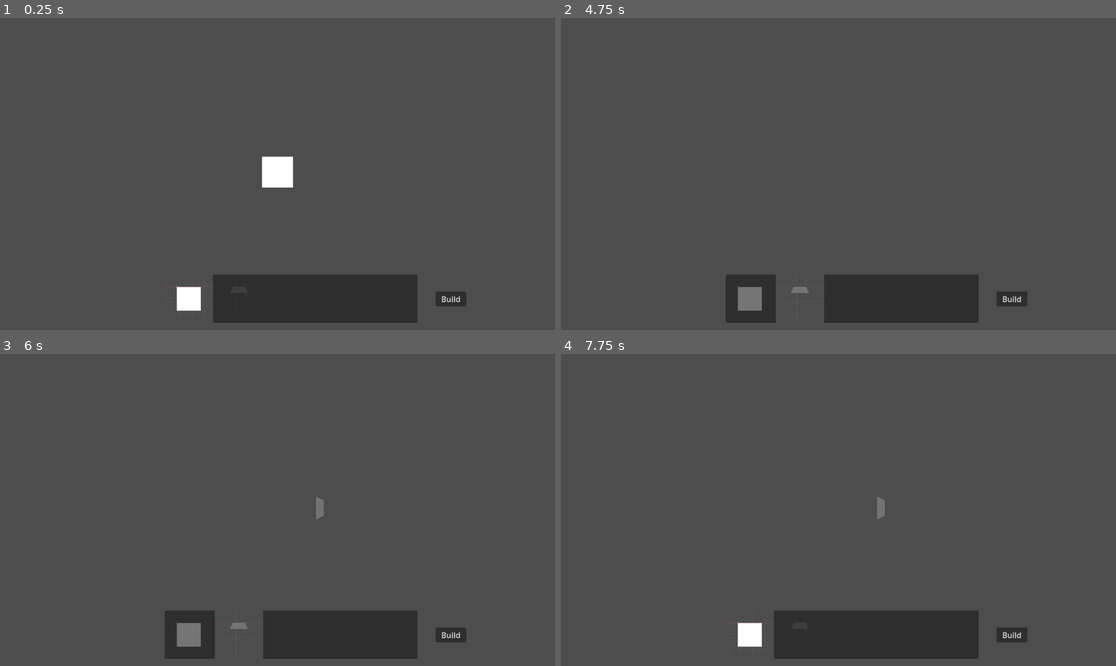
Above: before the commit, frames 1-4 (two rows, left to right).
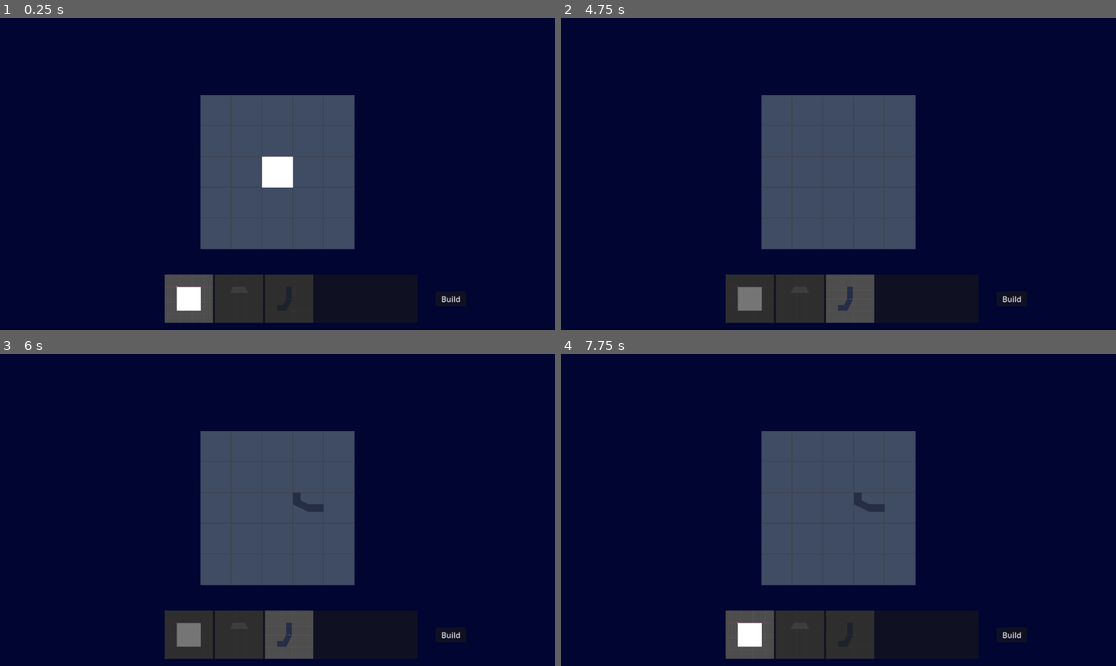
Above: after the commit, the same moments.

Repository: Taydo629/RogueSpace
Game: Godot game, scene res://scenes/game.tscn
Same seed, same stepped clock (60 frames per second), same inputs: the game is played once before the commit and once after it.
Inputs (mouse positions are in pixels of both pictures, inside the frame that each line leads up to):
- Up to frame 1 (0.25 s): no input
- Up to frame 2 (4.75 s): click "Build" at 0.5 s; tap Enter at 1.25, 2.75, 4.25 s; move the mouse to (960, 158) at 1.27 s; press the mouse at (960, 158) at 1.28 s; hold Space (thrust) 1.28-2.03 s; tap E (e) at 1.35 s; move the mouse to (727, 189) at 2.02 s; release the mouse at (727, 189) at 2.03 s; click (727, 189) at 2.1 s; tap Q (q) at 2.3, 2.85 s; move the mouse to (894, 105) at 2.77 s; hold Space (thrust) 2.78-4.28 s; tap 1 (slot1) at 3.05, 3.6 s; move the mouse to (810, 236) at 3.52 s; tap 2 (slot2) at 3.8, 4.35 s; move the mouse to (1005, 220) at 4.27 s; tap 3 (slot3, bound only after the commit) at 4.55 s
- Up to frame 3 (6 s): tap B (build_menu) at 4.9 s; tap Space (thrust) at 5 s; move the mouse to (111, 463) at 5.02 s; tap 3 (slot3, bound only after the commit) at 5.1 s; tap E (e) at 5.3, 5.85 s; move the mouse to (305, 510) at 5.77 s; press the mouse at (305, 510) at 5.78 s
- Up to frame 4 (7.75 s): move the mouse to (755, 432) at 6.52 s; release the mouse at (755, 432) at 6.53 s; hold Space (thrust) from 6.53 s (still down); click (755, 432) at 6.6 s; tap Q (q) at 6.8, 7.35 s; move the mouse to (960, 494) at 7.27 s; tap 1 (slot1) at 7.55 s

The runs differ from the first frame. In frame 1, 82% of the frame differs, in the area x 0-100%, y 0-100%; in frame 2, 85%; in frame 3, 85%; in frame 4, 83%.

Commit message:
Added fire cooldown for weapon
Still require tweaking to ensure that the weapon fires in the direction it is pointing at

Diff:
--- a/project.godot
+++ b/project.godot
@@ -51,6 +51,11 @@
 "events": [Object(InputEventKey,"resource_local_to_scene":false,"resource_name":"","device":-1,"window_id":0,"alt_press …(191 unchanged characters)…
 ]
 }
+slot3={
+"deadzone": 0.2,
+"events": [Object(InputEventKey,"resource_local_to_scene":false,"resource_name":"","device":-1,"window_id":0,"alt_pressed":false,"shift_pressed":false,"ctrl_pressed":false,"meta_pressed":false,"pressed":false,"keycode":0,"physical_keycode":51,"key_label":0,"unicode":51,"location":0,"echo":false,"script":null)
+]
+}
 q={
 "deadzone": 0.2,
 "events": [Object(InputEventKey,"resource_local_to_scene":false,"resource_name":"","device":-1,"window_id":0,"alt_press …(192 unchanged characters)…
--- /dev/null
+++ b/scenes/bullet.gd
@@ -0,0 +1,6 @@
+extends StaticBody2D
+
+@export var speed: int = 100
+
+func _physics_process(delta: float) -> void:
+	position += Vector2.UP.rotated(rotation) * speed * delta
--- /dev/null
+++ b/scenes/bullet.tscn
@@ -0,0 +1,19 @@
+[gd_scene format=3 uid="uid://sufhro00r1n7"]
+
+[ext_resource type="Script" uid="uid://ikpfuaa8r5q5" path="res://scenes/bullet.gd" id="1_mkf8s"]
+
+[sub_resource type="RectangleShape2D" id="RectangleShape2D_h1aey"]
+size = Vector2(16, 20)
+
+[node name="Polygon2D" type="StaticBody2D" unique_id=444542411]
+script = ExtResource("1_mkf8s")
+speed = 700
+
+[node name="Polygon2D" type="Polygon2D" parent="." unique_id=561878264]
+color = Color(0.6322254, 1.9492954e-06, 3.3691526e-07, 1)
+polygon = PackedVector2Array(0, -24, -8, -8, -8, 8, 0, 24, 8, 8, 8, -8)
+
+[node name="CollisionPolygon2D" type="Area2D" parent="." unique_id=2059491915]
+
+[node name="CollisionShape2D" type="CollisionShape2D" parent="CollisionPolygon2D" unique_id=508381592]
+shape = SubResource("RectangleShape2D_h1aey")
--- /dev/null
+++ b/scenes/gun.tscn
@@ -0,0 +1,7 @@
+[gd_scene format=3 uid="uid://bqwwb8ff2mpkk"]
+
+[node name="Node2D" type="Node2D" unique_id=1990001343 groups=["gun"]]
+
+[node name="Polygon2D" type="Polygon2D" parent="." unique_id=1444284456]
+color = Color(0.14577913, 0.18097389, 0.27069473, 1)
+polygon = PackedVector2Array(-32, 16, -32, 32, -8, 32, 0, 16, 8, 0, 8, -32, -8, -32, -8, 0, -16, 16)
--- a/scenes/ship_building.tscn
+++ b/scenes/ship_building.tscn
@@ -3,10 +3,26 @@
 [ext_resource type="Script" uid="uid://diilc2lajhv0u" path="res://scripts/ship_building.gd" id="1_mmh4e"]
 [ext_resource type="Texture2D" uid="uid://d2eronkpe7nyd" path="res://assets/Hull.png" id="2_5r5f6"]
 [ext_resource type="Script" uid="uid://crb6vxc22lpl8" path="res://scripts/hull_ui.gd" id="3_v7wnp"]
-[ext_resource type="PackedScene" uid="uid://cbies401v0c4e" path="res://scenes/hull.tscn" id="4_2tkh1"]
 [ext_resource type="Texture2D" uid="uid://cbqqgjxuknwxd" path="res://assets/Thruster.png" id="5_5bfys"]
 [ext_resource type="Script" uid="uid://d3d7td4ch2a7p" path="res://scripts/thrust_ui.gd" id="6_7twq4"]
 [ext_resource type="PackedScene" uid="uid://jumhiux358g4" path="res://scenes/thruster.tscn" id="7_5fvha"]
+[ext_resource type="Texture2D" uid="uid://c3veeunyicgoe" path="res://assets/gun.png" id="7_5r5f6"]
+[ext_resource type="PackedScene" uid="uid://bqwwb8ff2mpkk" path="res://scenes/gun.tscn" id="8_v7wnp"]
+
+[sub_resource type="PackedScene" id="PackedScene_y4axm"]
+_bundled = {
+"conn_count": 0,
+"conns": PackedInt32Array(),
+"editable_instances": [],
+"id_paths": [],
+"names": PackedStringArray("Hull", "Node2D", "Polygon2D", "position", "polygon", "uv"),
+"node_count": 2,
+"node_ids": PackedInt32Array(1289661948, 804824012),
+"node_paths": [],
+"nodes": PackedInt32Array(-1, -1, 1, 0, -1, 0, 0, 0, 0, 2, 2, -1, 3, 3, 0, 4, 1, 5, 2, 0),
+"variants": [Vector2(-32, -32), PackedVector2Array(0, 0, 64, 0, 64, 64, 0, 64), PackedVector2Array(-348.28302, -29.521019, -7.2574463, -27.572304, -7.2574463, 186.78668, -352.18048, 177.04309)],
+"version": 3
+}
 
 [node name="ShipBuilding" type="Node2D" unique_id=1130231238]
 script = ExtResource("1_mmh4e")
@@ -26,7 +42,7 @@
 texture = ExtResource("2_5r5f6")
 expand_mode = 2
 script = ExtResource("3_v7wnp")
-scene = ExtResource("4_2tkh1")
+scene = SubResource("PackedScene_y4axm")
 
 [node name="ThrusterUI" type="TextureRect" parent="PanelContainer/HBoxContainer" unique_id=1622025735]
 z_index = -1
@@ -36,6 +52,14 @@
 script = ExtResource("6_7twq4")
 scene = ExtResource("7_5fvha")
 
+[node name="GunUI" type="TextureRect" parent="PanelContainer/HBoxContainer" unique_id=1451609473]
+z_index = -1
+layout_mode = 2
+texture = ExtResource("7_5r5f6")
+expand_mode = 2
+script = ExtResource("6_7twq4")
+scene = ExtResource("8_v7wnp")
+
 [node name="Button" type="Button" parent="." unique_id=1029952404]
 offset_left = 904.0
 offset_top = 568.0
@@ -43,4 +67,63 @@
 offset_bottom = 599.0
 text = "Build"
 
+[node name="Polygon2D2" type="Polygon2D" parent="." unique_id=870627732]
+z_index = -2
+position = Vector2(0, 64)
+color = Color(0.00014991526, 0.022543963, 0.19706637, 1)
+polygon = PackedVector2Array(0, -64, 0, 584, 1152, 584, 1152, -64)
+
+[node name="Polygon2D" type="Polygon2D" parent="." unique_id=1511285350]
+z_index = -1
+position = Vector2(0, 64)
+color = Color(0.25162134, 0.3003648, 0.39442158, 1)
+polygon = PackedVector2Array(416, 96, 416, 416, 736, 416, 736, 96)
+
+[node name="Line2D" type="Line2D" parent="Polygon2D" unique_id=15081955]
+points = PackedVector2Array(480, 96, 480, 416)
+width = 1.0
+default_color = Color(0.24840015, 0.24840018, 0.24840015, 1)
+
+[node name="Line2D2" type="Line2D" parent="Polygon2D" unique_id=422784874]
+position = Vector2(64, 0)
+points = PackedVector2Array(480, 96, 480, 416)
+width = 1.0
+default_color = Color(0.24840015, 0.24840018, 0.24840015, 1)
+
+[node name="Line2D3" type="Line2D" parent="Polygon2D" unique_id=641754941]
+position = Vector2(128, 0)
+points = PackedVector2Array(480, 96, 480, 416)
+width = 1.0
+default_color = Color(0.24840015, 0.24840018, 0.24840015, 1)
+
+[node name="Line2D4" type="Line2D" parent="Polygon2D" unique_id=527234840]
+position = Vector2(192, 0)
+points = PackedVector2Array(480, 96, 480, 416)
+width = 1.0
+default_color = Color(0.24840015, 0.24840018, 0.24840015, 1)
+
+[node name="Line2D5" type="Line2D" parent="Polygon2D" unique_id=73454596]
+position = Vector2(192, 0)
+points = PackedVector2Array(224, 160, 544, 160)
+width = 1.0
+default_color = Color(0.24840015, 0.24840018, 0.24840015, 1)
+
+[node name="Line2D6" type="Line2D" parent="Polygon2D" unique_id=868461528]
+position = Vector2(192, 64)
+points = PackedVector2Array(224, 160, 544, 160)
+width = 1.0
+default_color = Color(0.24840015, 0.24840018, 0.24840015, 1)
+
+[node name="Line2D7" type="Line2D" parent="Polygon2D" unique_id=1918520017]
+position = Vector2(192, 128)
+points = PackedVector2Array(224, 160, 544, 160)
+width = 1.0
+default_color = Color(0.24840015, 0.24840018, 0.24840015, 1)
+
+[node name="Line2D8" type="Line2D" parent="Polygon2D" unique_id=2089856699]
+position = Vector2(192, 192)
+points = PackedVector2Array(224, 160, 544, 160)
+width = 1.0
+default_color = Color(0.24840015, 0.24840018, 0.24840015, 1)
+
 [connection signal="pressed" from="Button" to="." method="_on_build_button_pressed"]
--- a/scenes/ship_object.tscn
+++ b/scenes/ship_object.tscn
@@ -3,6 +3,8 @@
 [ext_resource type="Script" uid="uid://bcaoegg5tnt85" path="res://scripts/ship_object.gd" id="1_jbipx"]
 [ext_resource type="Script" uid="uid://b56rwoxbea5uc" path="res://scripts/thrust_component.gd" id="1_su8us"]
 [ext_resource type="Script" uid="uid://b4s37vng55ppc" path="res://scripts/gyro_component.gd" id="2_jbipx"]
+[ext_resource type="Script" uid="uid://co7e5vyfrukdv" path="res://scripts/gun_component.gd" id="4_26rvf"]
+[ext_resource type="PackedScene" uid="uid://sufhro00r1n7" path="res://scenes/bullet.tscn" id="5_8rhnt"]
 
 [node name="ShipObject" type="RigidBody2D" unique_id=870574960]
 gravity_scale = 0.0
@@ -16,3 +18,13 @@
 
 [node name="GyroComponent" type="Node" parent="." unique_id=1272975539]
 script = ExtResource("2_jbipx")
+
+[node name="GunComponent" type="Node" parent="." unique_id=302324681 node_paths=PackedStringArray("ship")]
+script = ExtResource("4_26rvf")
+ship = NodePath("..")
+bullet = ExtResource("5_8rhnt")
+
+[node name="Timer" type="Timer" parent="." unique_id=714703760]
+wait_time = 0.5
+
+[connection signal="timeout" from="Timer" to="GunComponent" method="_on_timer_timeout"]
--- /dev/null
+++ b/scripts/gun_component.gd
@@ -0,0 +1,32 @@
+class_name GunComponent extends Node
+
+@export var ship : RigidBody2D
+@export var bullet : PackedScene
+@onready var timer: Timer = $"../Timer"
+
+var guns : Array
+var muzzle_offset: Vector2 = Vector2(0,-32)
+var gun_ready: bool = true
+
+func _ready() -> void:
+	guns = get_tree().get_nodes_in_group("gun")
+
+func update_guns() -> void:
+	guns = get_tree().get_nodes_in_group("gun")
+
+func _physics_process(_delta: float) -> void:
+	if Input.is_action_pressed("left_click") and gun_ready:
+		for node in guns:
+			if not node is Node2D:
+				continue
+			var gun_direction = Vector2.UP.rotated(node.global_rotation)
+			var new_bullet:StaticBody2D = bullet.instantiate()
+			new_bullet.global_position = (node.global_position + muzzle_offset.rotated(node.global_rotation))
+			new_bullet.rotation = ship.rotation
+			add_child(new_bullet)
+			timer.start()
+			gun_ready = false
+
+func _on_timer_timeout() -> void:
+	# Cooldown ended gun is ready again
+	gun_ready = true
--- a/scripts/ship_building.gd
+++ b/scripts/ship_building.gd
@@ -31,6 +31,7 @@
 		selected_instance.queue_free()
 		parts_array[0].z_index = 0
 		parts_array[1].z_index = -1
+		parts_array[2].z_index = -1
 		selected_part = parts_array[0].get_item()
 		selected_instance = selected_part.instantiate()
 		add_child(selected_instance)
@@ -39,10 +40,20 @@
 		selected_instance.queue_free()
 		parts_array[0].z_index = -1
 		parts_array[1].z_index = 0
+		parts_array[2].z_index = -1
 		selected_part = parts_array[1].get_item()
 		selected_instance = selected_part.instantiate()
 		add_child(selected_instance)
 		current_slot = 2
+	if Input.is_action_just_pressed("slot3") and current_slot != 3:
+		selected_instance.queue_free()
+		parts_array[0].z_index = -1
+		parts_array[1].z_index = -1
+		parts_array[2].z_index = 0
+		selected_part = parts_array[2].get_item()
+		selected_instance = selected_part.instantiate()
+		add_child(selected_instance)
+		current_slot = 3
 
 	# Handle part rotation
 	if Input.is_action_just_pressed("e"):
@@ -95,6 +106,9 @@
 	if current_slot == 2:
 		selected_part = parts_array[1].get_item()
 		selected_instance = selected_part.instantiate()
+	if current_slot == 3:
+		selected_part = parts_array[2].get_item()
+		selected_instance = selected_part.instantiate()
 	add_child(selected_instance)
 
 func _on_build_button_pressed() -> void:
--- a/scripts/ship_object.gd
+++ b/scripts/ship_object.gd
@@ -1,6 +1,8 @@
 class_name ShipObject extends RigidBody2D
+
 @onready var thrust_component: ThrustComponent = $ThrustComponent
 @onready var gyro_component: GyroComponent = $GyroComponent
+@onready var gun_component: GunComponent = $GunComponent
 
 var x_min = -160
 var y_min = -160
@@ -26,3 +28,4 @@
 	if gyro_component:
 		gyro_component.active_ship = self
 	thrust_component.update_thrusters()
+	gun_component.update_guns()
Binary file added: assets/gun.png
Not shown, added: assets/gun.png.import
Not shown, added: scenes/bullet.gd.uid
Not shown, added: scripts/gun_component.gd.uid
